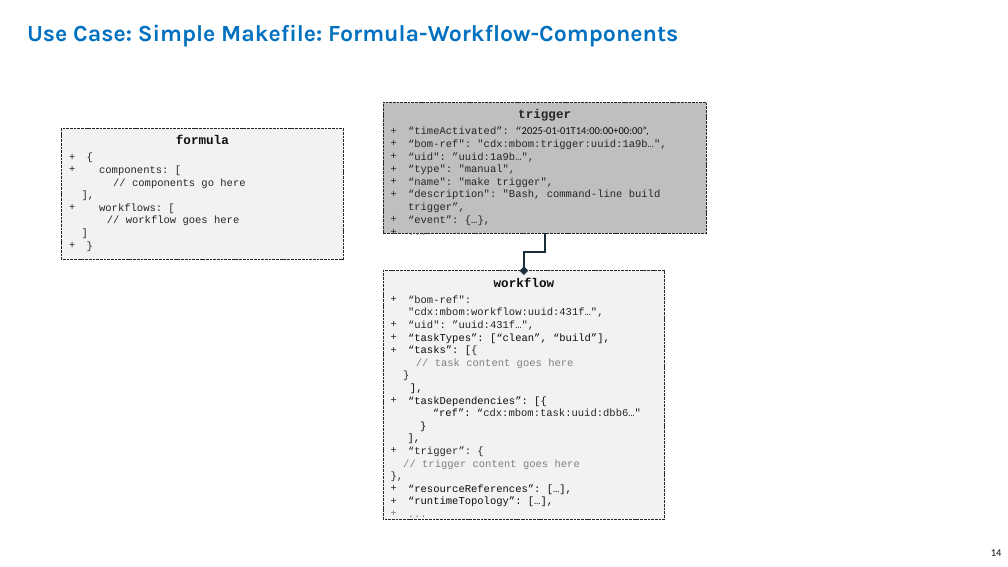
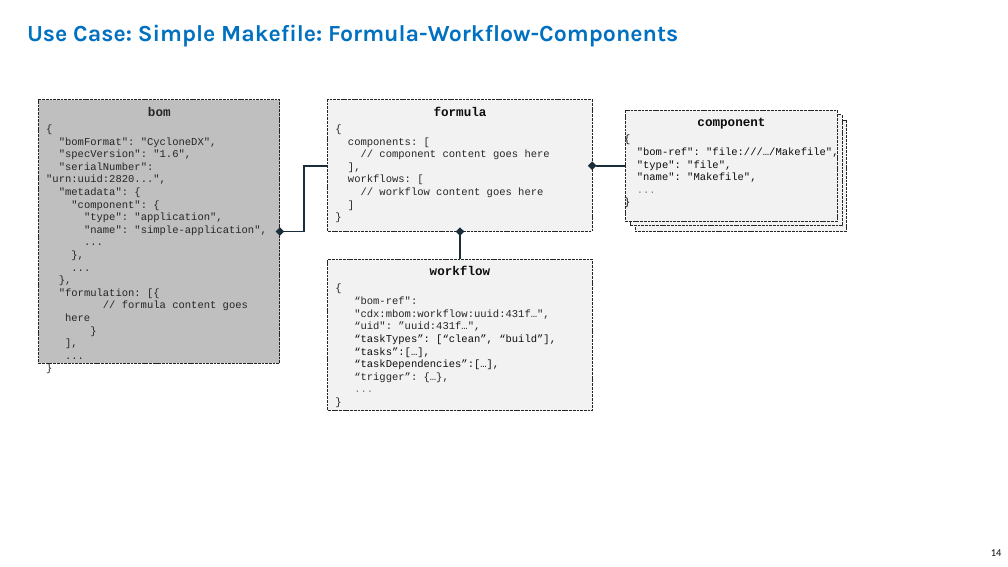
Before and after one commit to CycloneDX/guides, a slide deck: slide 14 of MBOM/en/images/CycloneDX-Formulation-diagrams.pptx. Drawn at 1008x567 pixels with LibreOffice and Linux fonts; fonts in the diff are those of the drawing. Boxes give left, top, right and bottom in pixels: in the first picture for what was removed or moved away, otherwise in the second. Text is boxed around its words. In the diff, an @@ line names an element or a change of style, - is before the commit and + after.

Commit message:
Initial contributions for MBOM guide

```diff
--- a/MBOM/en/images/CycloneDX-Formulation-diagrams.pptx
+++ b/MBOM/en/images/CycloneDX-Formulation-diagrams.pptx
@@ rectangle added at [39, 100, 280, 363], fill #BFBFBF, outline #262626 1.75 pt dashed, 20 pt, text #262626 @@
+bom
+{
+"bomFormat": "CycloneDX",
+"specVersion": "1.6",
+"serialNumber": "urn:uuid:2820...",
+"metadata": {
+"component": {
+"type": "application",
+"name": "simple-application",
+...
+},
+...
+},
+"formulation: [{
+  // formula content goes here
+  }
+  ],
+  ...
+}
@@ rectangle "formula": place and size @@
-rectangle "formula" at [62, 128, 343, 259]
+rectangle "formula" at [328, 100, 592, 231]
@@ rectangle removed at [383, 102, 706, 234] @@
-trigger
-+ “timeActivated”: “2025-01-01T14:00:00+00:00”,
-+ “bom-ref": "cdx:mbom:trigger:uuid:1a9b…",
-+ “uid": ”uuid:1a9b…",
-+ “type": "manual",
-+ “name": "make trigger",
-+ “description": "Bash, command-line build trigger”,
-+ “event”: {…},
-+ ...
@@ rectangle added at [626, 110, 837, 221], fill #F2F2F2, outline #262626 1.75 pt dashed, 20 pt, text #0D0D0D @@
+component
+{
+"bom-ref": "file:///…/Makefile",
+"type": "file",
+"name": "Makefile",
+...
+}
@@ rectangle added at [631, 115, 842, 226], fill #F2F2F2, outline #262626 1.75 pt dashed, 24 pt, text #0D0D0D, bold @@
+dependency
+dependsOn
@@ text in rectangle at [348, 138, 417, 182]: bullet + to none @@
@@ rectangle added at [635, 120, 846, 231], fill #F2F2F2, outline #262626 1.75 pt dashed, 24 pt, text #0D0D0D, bold @@
+dependency
+dependsOn
@@ elbow arrow added from (328, 166) to (280, 232), #1A2D3A 3.25 pt @@
@@ text in rectangle at [379, 150, 550, 159]: text changed @@
-// components go here
+// component content goes here
@@ elbow arrow added from (626, 166) to (592, 166), #1A2D3A 3.25 pt @@
@@ text in rectangle at [379, 188, 543, 197]: text changed @@
-// workflow goes here
+// workflow content goes here
@@ elbow arrow moved from (524, 271) - (545, 234) to (460, 232) - (460, 259) @@
@@ text in rectangle at [328, 259, 592, 411]: paragraph added @@
+{
@@ rectangle "workflow": place and size @@
-rectangle "workflow" at [383, 271, 664, 519]
+rectangle "workflow" at [328, 259, 592, 411]
@@ text in rectangle at [354, 297, 556, 344]: bullet + to none; list level 1 to 2 in "“bom-ref": "cdx:mbom:workflow:uuid:431f…","; list level 1 to 2 in "“uid": ”uuid:431f…","; list level 1 to 2 in "“taskTypes”: [“clean”, “build”]," @@
@@ text in rectangle at [354, 347, 499, 382]: text changed; text colour #808080 to #0D0D0D @@
-+ “tasks”: [{
-// task content goes here
+  “tasks”:[…],
+  “taskDependencies”:[…],
+  “trigger”: {…},
+  ...
@@ text in rectangle at [408, 396, 641, 506]: paragraphs removed @@
-],
-+ “taskDependencies”: [{
-“ref”: “cdx:mbom:task:uuid:dbb6…"
-}
-],
-+ “trigger”: {
-// trigger content goes here
-},
-+ “resourceReferences”: […],
-+ “runtimeTopology”: […],
-+ ...
```
Also in this commit, not shown: 2 other slides changed, 4 other files.
